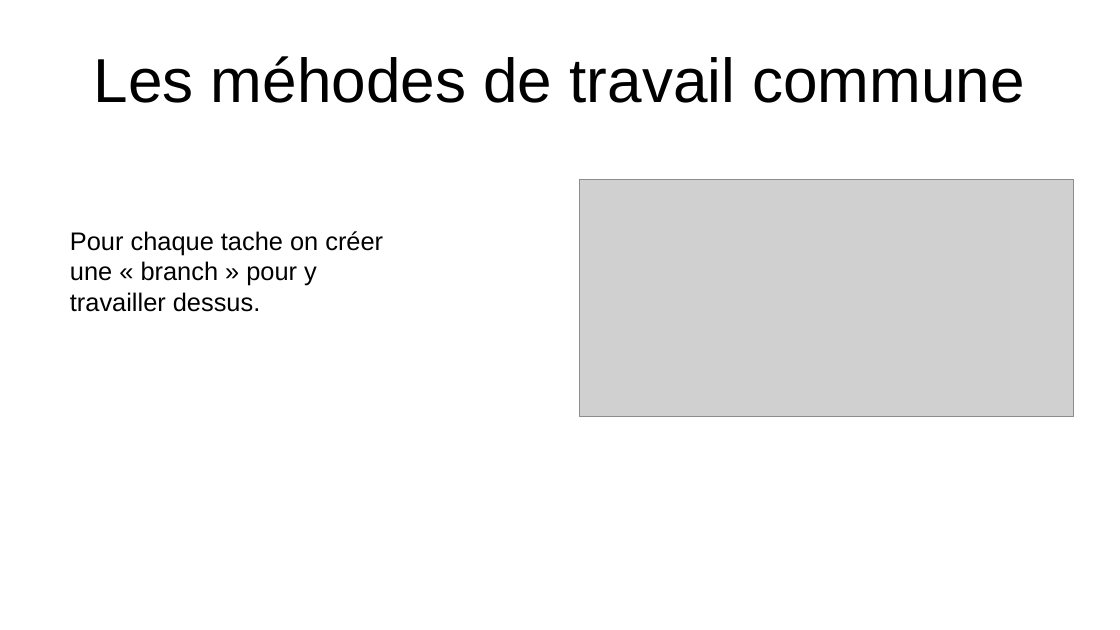
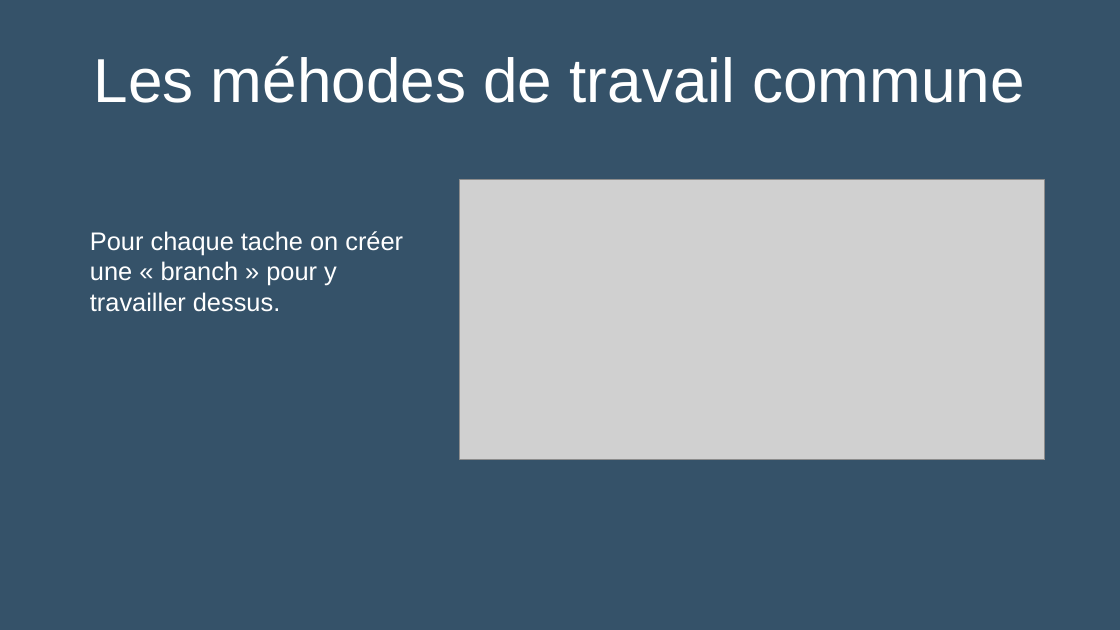
Before and after one commit to Sauvage89/sechoir-houblon, a slide deck: slide 12 of doc/diaporama/revue1.odp. Drawn at 1120x630 pixels with LibreOffice and Linux fonts; fonts in the diff are those of the drawing; grey boxes stand for pictures. Boxes give left, top, right and bottom in pixels: in the first picture for what was removed or moved away, otherwise in the second. Text is boxed around its words. In the diff, an @@ line names an element or a change of style, - is before the commit and + after.

```diff
--- a/doc/diaporama/revue1.odp
+++ b/doc/diaporama/revue1.odp
@@ background #FFFFFF to #355269 @@
@@ title "Les méhodes de travail commune" at [94, 56, 1025, 103]: text colour #000000 to #FFFFFF @@
@@ picture: place and size @@
-picture at [580, 180, 1074, 416]
+picture at [460, 180, 1046, 460]
@@ text "Pour chaque tache on créer ..." at [90, 231, 403, 312]: text colour #000000 to #FFFFFF @@
@@ text "Pour chaque tache on créer ...": place and size @@
-text "Pour chaque tache on créer ..." at [70, 231, 383, 312]
+text "Pour chaque tache on créer ..." at [90, 231, 403, 312]
```
Also in this commit, not shown: 13 other slides changed, 2 slides added, 2 slides removed, 1 other file.
